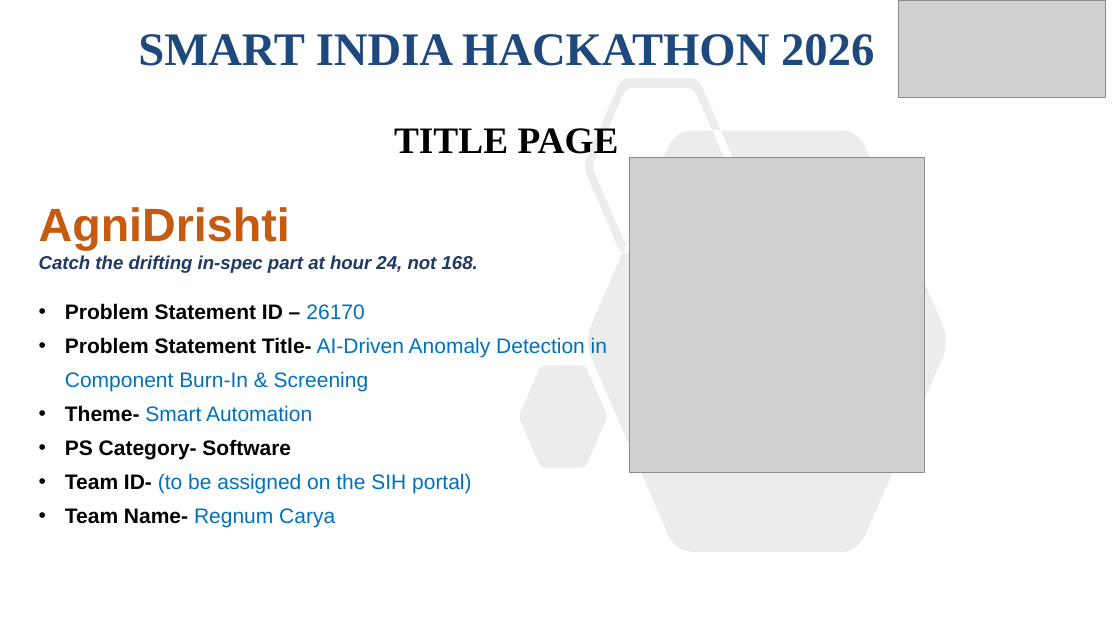
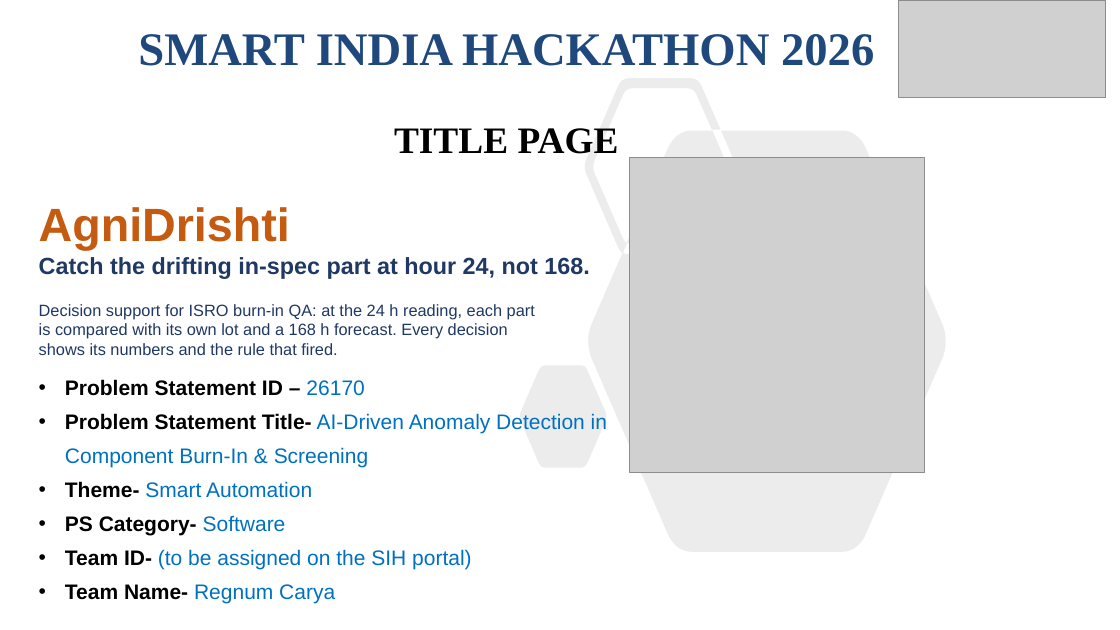
Before and after one commit to Mrudula211/AgniDrishti, a slide deck: slide 1 of docs/presentation/sih2026-idea-agnidrishti.pptx. Drawn at 1120x630 pixels with LibreOffice and Linux fonts; fonts in the diff are those of the drawing; grey boxes stand for pictures. Boxes give left, top, right and bottom in pixels: in the first picture for what was removed or moved away, otherwise in the second. Text is boxed around its words. In the diff, an @@ line names an element or a change of style, - is before the commit and + after.

Commit message:
Enhance AgniDrishti project documentation and implementation
- Updated presentation materials (PDF and PPTX) with new insights on decision support for ISRO burn-in QA and anomaly detection metrics.
- Revised project state documentation to reflect current experiment status and submission readiness as of 2026-09-29.
- Adjusted requirements specification to clarify implementation status and evidence requirements.
- Updated requirements traceability to include recorded evidence from synthetic data experiments and clarify the status of various metrics.
- Modified fit_pipeline.py and run_experiments.py to ensure proper UTF-8 encoding for console output, accommodating special characters.
- Introduced GitHub Actions workflow for automated testing across multiple Python versions and operating systems.

```diff
--- a/docs/presentation/sih2026-idea-agnidrishti.pptx
+++ b/docs/presentation/sih2026-idea-agnidrishti.pptx
@@ text at [39, 257, 589, 535]: size 16 to 20 pt, italic off in "Catch the drifting in-spec part at hour ..."; text colour #000000 to #0070C0, bold off in "Software" @@
@@ text at [39, 304, 535, 355]: paragraph added @@
+Decision support for ISRO burn-in QA: at the 24 h reading, each part
+is compared with its own lot and a 168 h forecast. Every decision
+shows its numbers and the rule that fired.
```
Also in this commit, not shown: 5 other slides changed, 14 other files.
